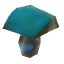
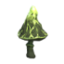
Layers edited between the first and the second (64, 64) image:
added layer "Gribsnow.png" above "VioletCloudMushroom_DW.png" over [16, 4, 49, 60]
hid "MushroomBlue" over [2, 4, 60, 60]
